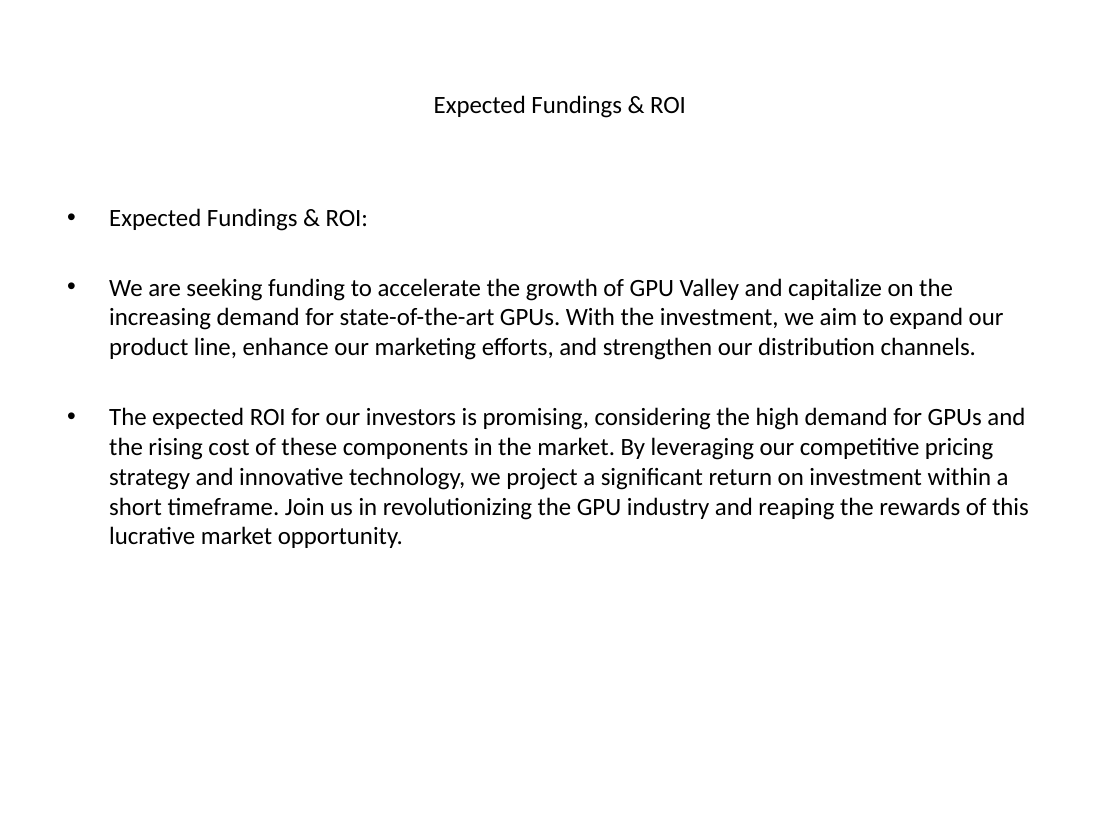
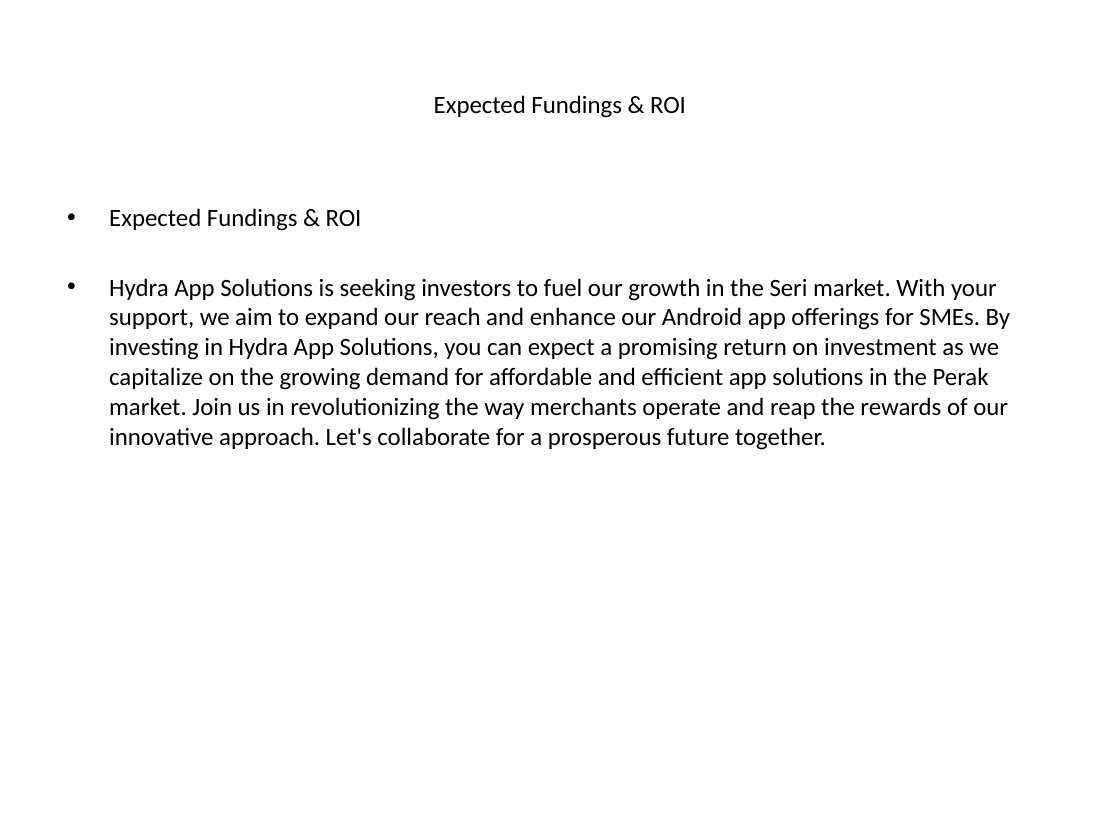
Before and after one commit to luhouyang/cantimagine, a slide deck: slide 6 of generated_ppt/_presentation.pptx. Drawn at 1120x840 pixels with LibreOffice and Linux fonts; fonts in the diff are those of the drawing. Boxes give left, top, right and bottom in pixels: in the first picture for what was removed or moved away, otherwise in the second. Text is boxed around its words. In the diff, an @@ line names an element or a change of style, - is before the commit and + after.

```diff
--- a/generated_ppt/_presentation.pptx
+++ b/generated_ppt/_presentation.pptx
@@ text at (x1=109, y1=208, x2=1010, y2=450): text changed @@
-• Expected Fundings & ROI:
-• We are seeking funding to accelerate the growth of GPU Valley and capitalize on the increasing demand for state-of-the-art GPUs. With the investment, we aim to expand our product line, enhance our marketing efforts, and strengthen our distribution channels.
-• The expected ROI for our investors is promising, considering the high demand for GPUs and the rising cost of these components in the market. By leveraging our competitive pricing strategy and innovative technology, we project a significant return on investment within a short timeframe. Join us in revolutionizing the GPU industry and reaping the rewards of this lucrative market opportunity.
+• Expected Fundings & ROI
+• Hydra App Solutions is seeking investors to fuel our growth in the Seri market. With your support, we aim to expand our reach and enhance our Android app offerings for SMEs. By investing in Hydra App Solutions, you can expect a promising return on investment as we capitalize on the growing demand for affordable and efficient app solutions in the Perak market. Join us in revolutionizing the way merchants operate and reap the rewards of our innovative approach. Let's collaborate for a prosperous future together.
```
Also in this commit, not shown: 4 other slides changed, 1 other file.
